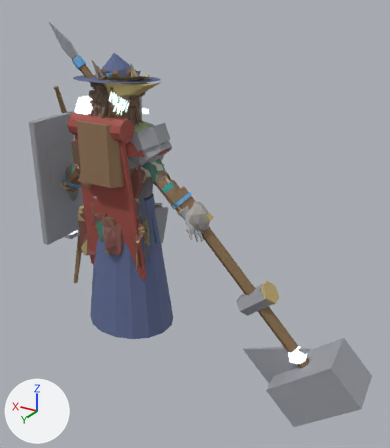
A saved change to the glTF model art/creator/humanoid_slim/export/humanoid_slim_feminine.glb.
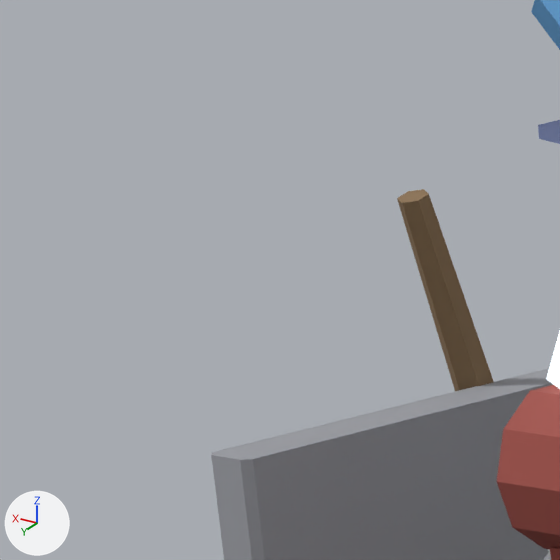
The first picture shows the older version from a 50 mm camera at (-2.14, 2.67, 2.28) aimed at (-0.47, -0.11, 0.89). The close-ups show the older and then the newer version on the part from 0% to 20% of the width and 13% to 30% of the height of that picture. Only the edits that show in the close-ups are written down. The axes (+X, +Y, +Z) are drawn at lower left. The lights are the same throughout.

Objects in the first close-up: 'part.back.backpack', 'part.offhand.bow', 'part.offhand.tower_shield', 'part.weapon.spear' and 4 more.
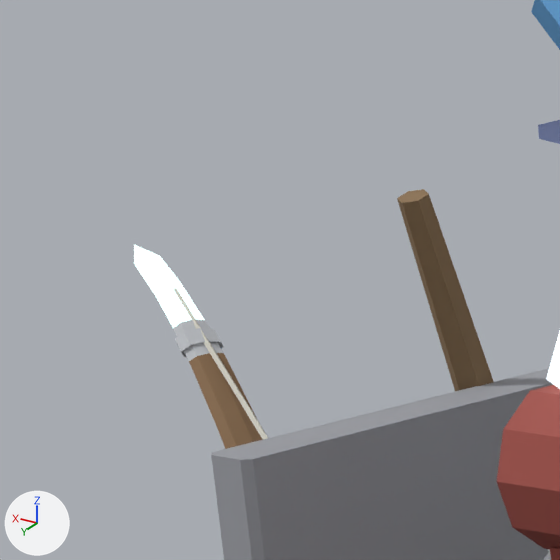
Boxes [x1, y1, x2, y2] around the edits, measured in the close-ups (560 x 560 px):
'part.offhand.ranger_bow', added: after [134, 244, 268, 449]
    faces in mat_cloth: [174, 288, 268, 449]
    faces in mat_emissive: [134, 244, 205, 328]
    faces in mat_metal: [173, 320, 226, 361]

The change, as a diff of the scene's bpy script:
```diff
--- a/art/creator/humanoid_slim/export/humanoid_slim_feminine.glb.py
+++ b/art/creator/humanoid_slim/export/humanoid_slim_feminine.glb.py
@@ me_part_offhand_ranger_bow @@
+me_part_offhand_ranger_bow.from_pydata(...)  # 275 vertices, 464 faces; spans x -0.14..1.094, y -0.174..0.169, z 0.525..1.586
+# faces by material slot: [252, 128, 84]
+me_part_offhand_ranger_bow.materials.append(mat_cloth)
+me_part_offhand_ranger_bow.materials.append(mat_metal)
+me_part_offhand_ranger_bow.materials.append(mat_emissive)
@@ ob_part_offhand_ranger_bow @@
+ob_part_offhand_ranger_bow = bpy.data.objects.new('part.offhand.ranger_bow', me_part_offhand_ranger_bow)
+ob_part_offhand_ranger_bow.location = (0.0, 0.0, 0.0)
```
